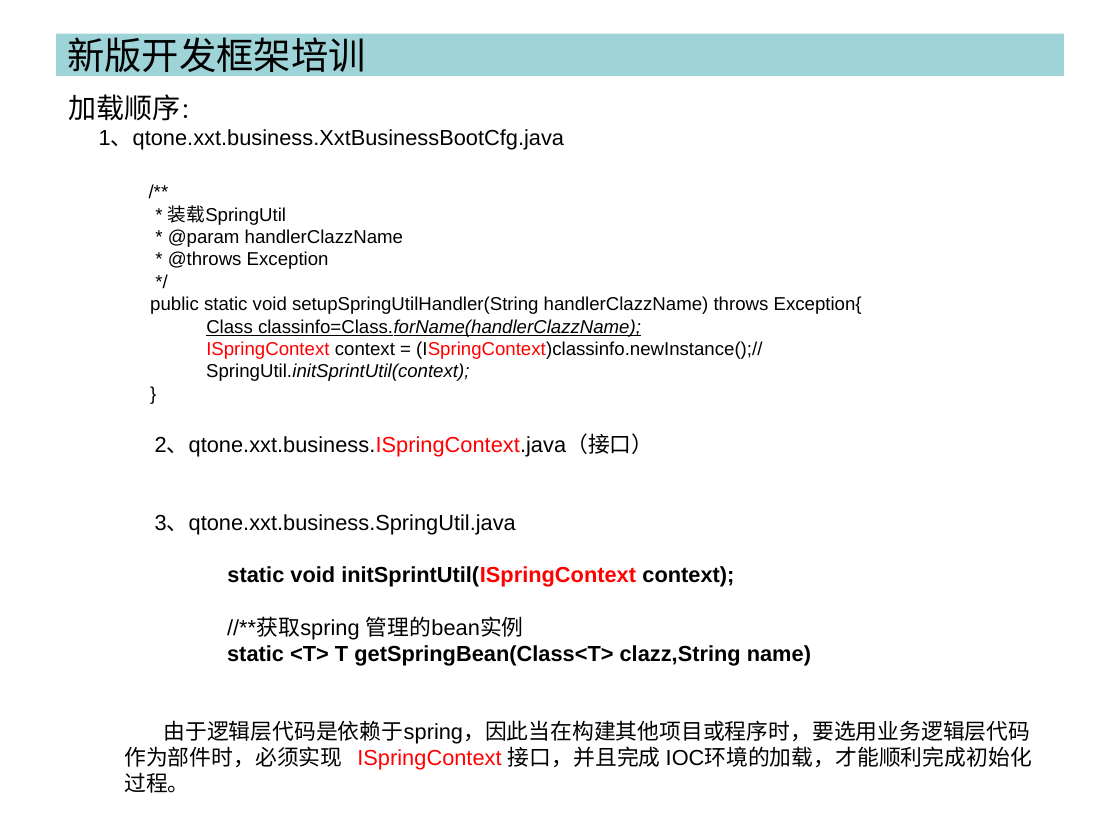
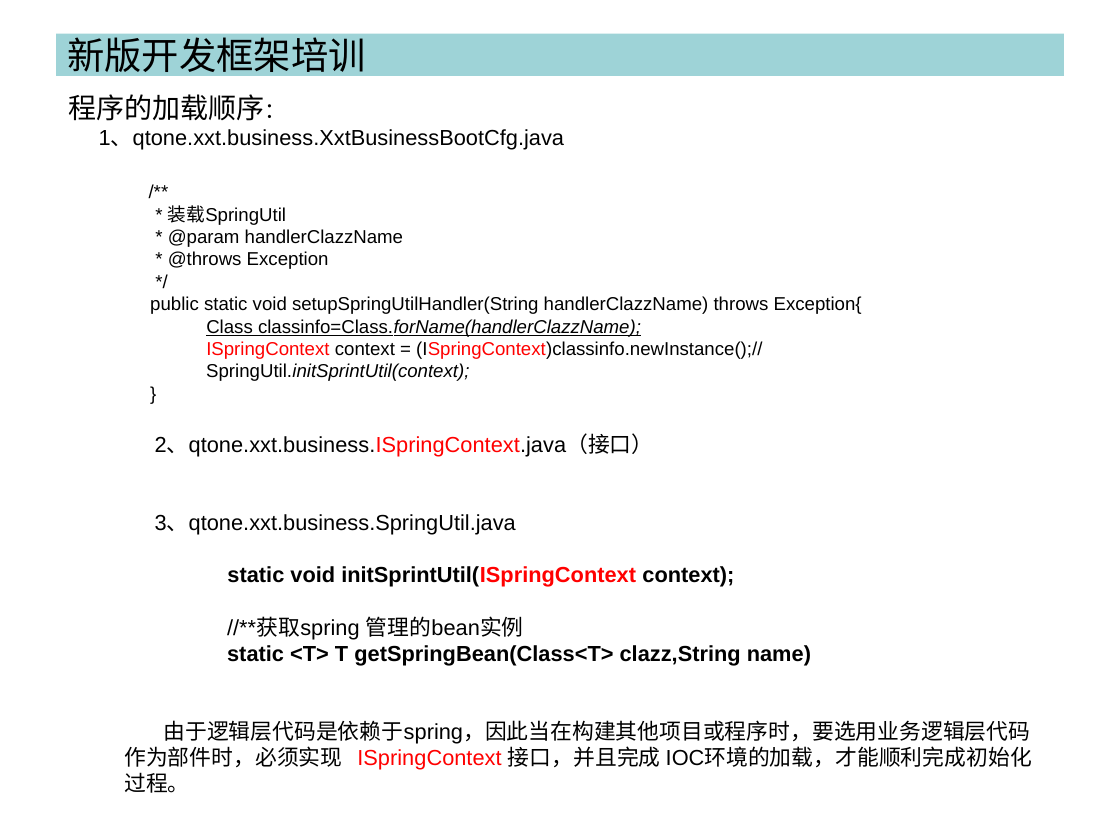
Before and after one commit to cash2one/ekproject, a slide deck: slide 17 of workSpace/浙江校讯通/培训资料_bt.ppt (slide 6 before the commit). Drawn at 1120x840 pixels with LibreOffice and Linux fonts; fonts in the diff are those of the drawing. Boxes give left, top, right and bottom in pixels: in the first picture for what was removed or moved away, otherwise in the second. Text is boxed around its words. In the diff, an @@ line names an element or a change of style, - is before the commit and + after.

```diff
--- a/workSpace/浙江校讯通/培训资料_bt.ppt
+++ b/workSpace/浙江校讯通/培训资料_bt.ppt
@@ text at bbox=[68, 94, 264, 121]: text changed @@
-加载顺序：
+程序的加载顺序：
```
Also in this commit, not shown: 3 other slides changed, 12 slides added.
